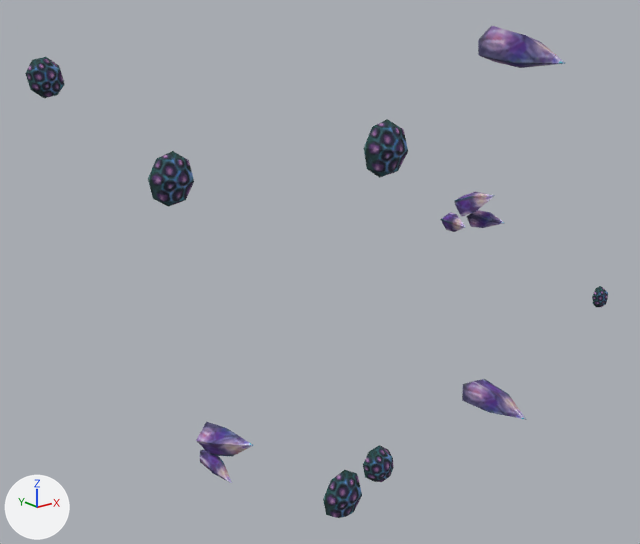
One commit to the OBJ model sceneobjs/juqing_yewai_245_tree_01/juqing_yewai_245_tree_01a.obj: the scene before it, then after it.
The view is the same before and after, from a 50 mm camera at (-259.0, -267.0, 119.0) aimed at (-35.0, 14.0, 7.0). Every picture has the same lights, and +X, +Y and +Z are marked at lower left. Where no turn or scale is listed for an object, it has been applied to the vertices.

In view in the first picture: 'juqing_yewai_245_tree_01a'.
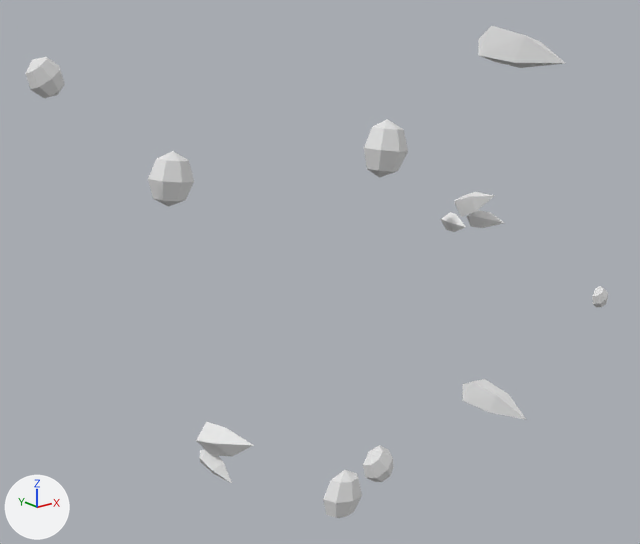
Where the change shows, as pixel boxes (x1, y1, x2, y2) in the pictures (640 x 544 px):
'juqing_yewai_245_tree_01a', recoloured: (25, 26, 608, 518) in both

Edits to the bpy script that builds the scene:
```text
Add mat_material_1_1:
    mat_material_1_1 = principled_material('material_1')
    mat_material_1_1.base_color = (0.8, 0.8, 0.8)  # white #e7e7e7
    mat_material_1_1.roughness = 1.0
Change me_juqing_yewai_245_tree_01a:
    where me_juqing_yewai_245_tree_01a.from_pydata(...)  # 172 vertices, 256 faces; spans x -158.0..158.0, y -38.0..5.0, z -106.0..106.0
    remove me_juqing_yewai_245_tree_01a.materials.append(mat_material_1)  # picture img_juqing_yewai_245_tree_01_5_png
    add me_juqing_yewai_245_tree_01a.materials.append(mat_material_1_1)  # white #e7e7e7
```
